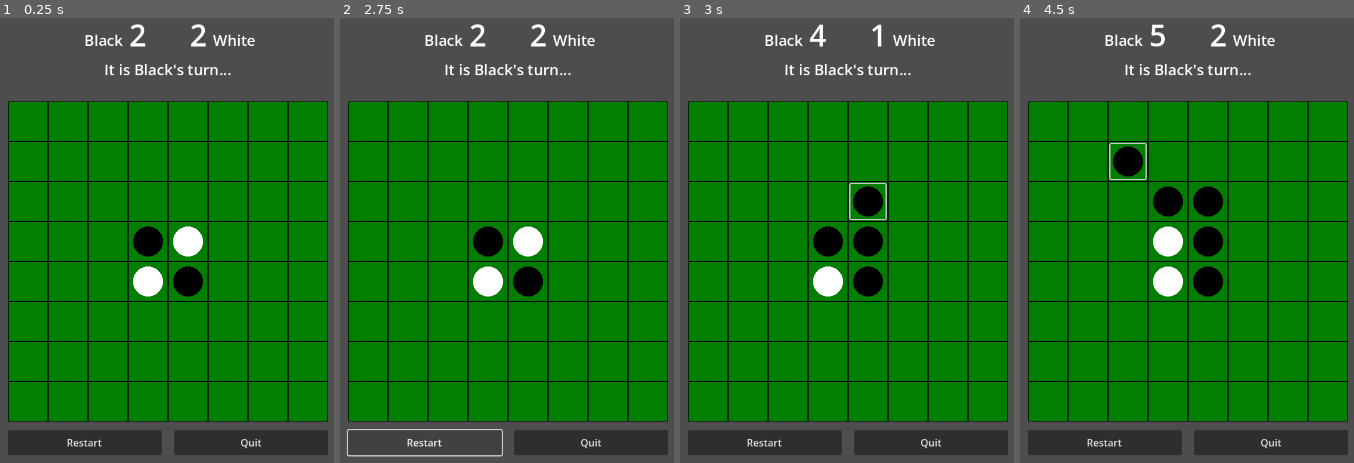
Above: before the commit, frames 1-4 (left to right).
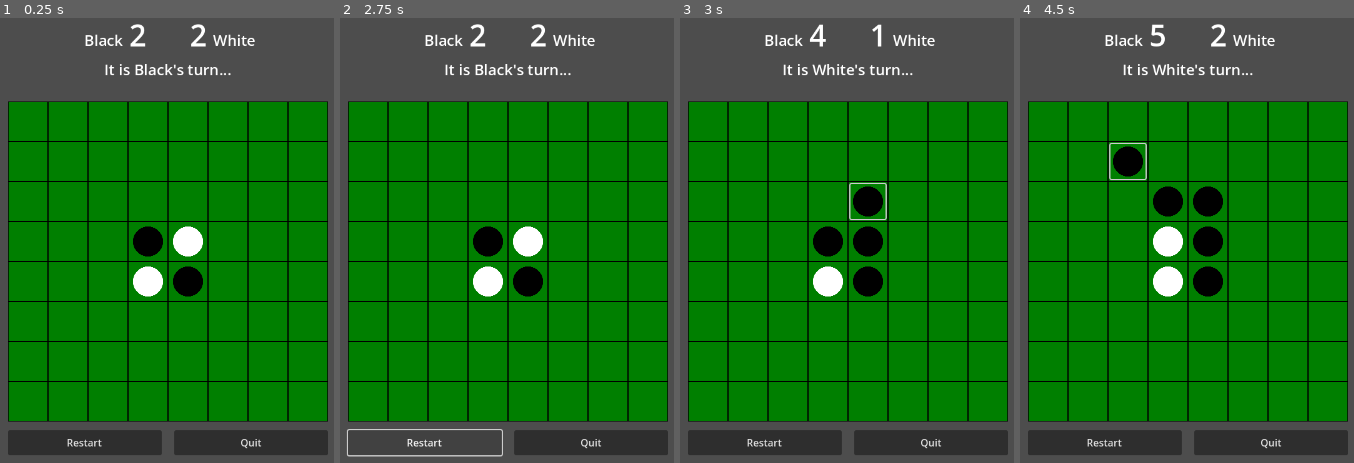
Above: after the commit, the same moments.

Repository: phrasmotica/othello
Game: Godot game, scene res://scenes/game.tscn
Same seed, same stepped clock (60 frames per second), same inputs: the game is played once before the commit and once after it.
Inputs (mouse positions are in pixels of both pictures, inside the frame that each line leads up to):
- Up to frame 1 (0.25 s): no input
- Up to frame 2 (2.75 s): click "Restart" at 0.5 s; click "Restart" at 1.25 s; click "Restart" at 2 s
- Up to frame 3 (3 s): click (867, 200) at 2.77 s
- Up to frame 4 (4.5 s): click (1166, 200) at 3.52 s; click (1126, 160) at 4.27 s

Frames 1-2 are identical in both runs. In frame 3, 0.5% of the frame differs, in the area x 30-70%, y 10-13%; in frame 4, 0.5%.

Commit message:
Update UI info text when the turn is passed to the other colour, and when the game ends

Diff:
--- a/scenes/game.tscn
+++ b/scenes/game.tscn
@@ -32,10 +32,11 @@
 grow_vertical = 2
 mouse_filter = 2
 
-[node name="ScoreUI" parent="UICanvas/MarginContainer" node_paths=PackedStringArray("board") instance=ExtResource("2_b5ltn")]
+[node name="ScoreUI" parent="UICanvas/MarginContainer" node_paths=PackedStringArray("board", "turn_tracker") instance=ExtResource("2_b5ltn")]
 layout_mode = 2
 size_flags_vertical = 0
 board = NodePath("../../../Board")
+turn_tracker = NodePath("../../../TurnTracker")
 
 [node name="GameButtons" parent="UICanvas/MarginContainer" instance=ExtResource("3_cbeyc")]
 layout_mode = 2
--- a/scenes/score_ui.tscn
+++ b/scenes/score_ui.tscn
@@ -55,6 +55,7 @@
 text = "White"
 
 [node name="InfoLabel" type="Label" parent="."]
+unique_name_in_owner = true
 layout_mode = 2
 theme_override_font_sizes/font_size = 24
 text = "It is Black's turn..."
--- a/scripts/score_ui.gd
+++ b/scripts/score_ui.gd
@@ -3,6 +3,9 @@
 
 @export
 var board: Board
+
+@export
+var turn_tracker: TurnTracker
 
 @onready
 var black_score_label: Label = %BlackScoreLabel
@@ -10,10 +13,30 @@
 @onready
 var white_score_label: Label = %WhiteScoreLabel
 
+@onready
+var info_label: Label = %InfoLabel
+
+var _colour_names := {
+	BoardCell.CounterType.BLACK: "Black",
+	BoardCell.CounterType.WHITE: "White",
+}
+
 func _ready() -> void:
 	if board:
 		board.score_changed.connect(_update_ui)
 
+	if turn_tracker:
+		turn_tracker.next_colour_changed.connect(_handle_next_colour_changed)
+		turn_tracker.game_ended.connect(_handle_game_ended)
+
 func _update_ui(black_score: int, white_score: int) -> void:
 	black_score_label.text = str(black_score)
 	white_score_label.text = str(white_score)
+
+func _handle_next_colour_changed(colour: BoardCell.CounterType) -> void:
+	print("ScoreUI _handle_next_colour_changed")
+	info_label.text = "It is %s's turn..." % _colour_names[colour]
+
+func _handle_game_ended() -> void:
+	print("ScoreUI _handle_game_ended")
+	info_label.text = "The game is finished!"
--- a/scripts/turn_tracker.gd
+++ b/scripts/turn_tracker.gd
@@ -39,6 +39,8 @@
 
 	print("Turn ended, now it's %d turn" % _next_turn_colour)
 
+	# HIGH: don't emit this if the game has ended. This is being emitted twice
+	# after the game has already ended, for some reason...
 	next_colour_changed.emit(_next_turn_colour)
 
 func _handle_no_plays_available(_colour: BoardCell.CounterType) -> void:
